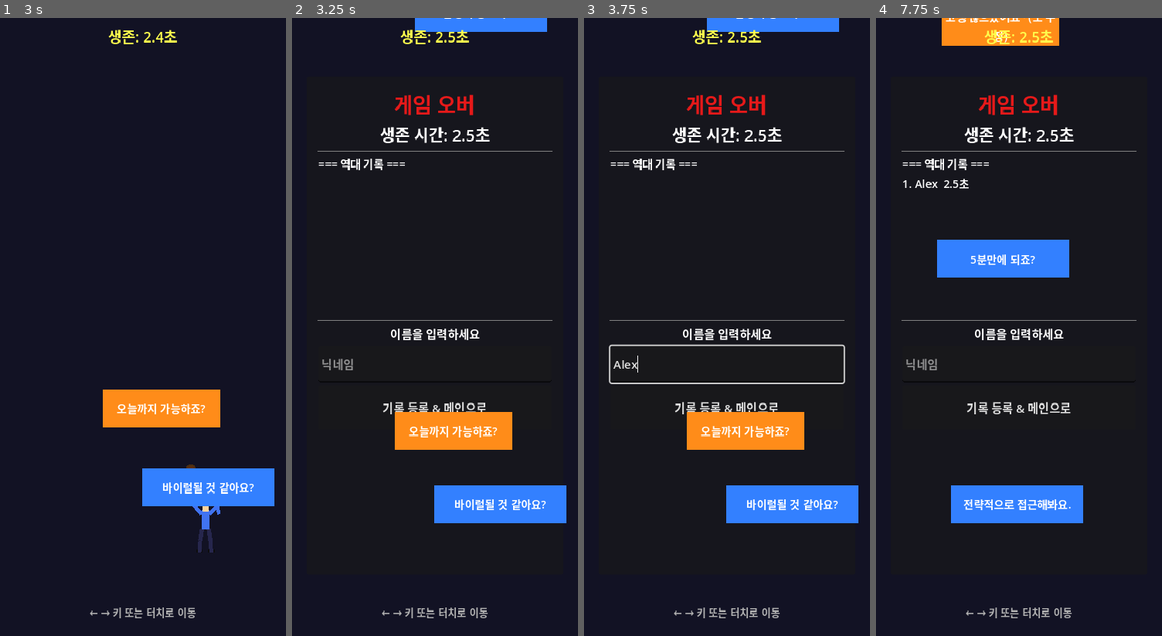
Above: before the commit, frames 1-4 (left to right).
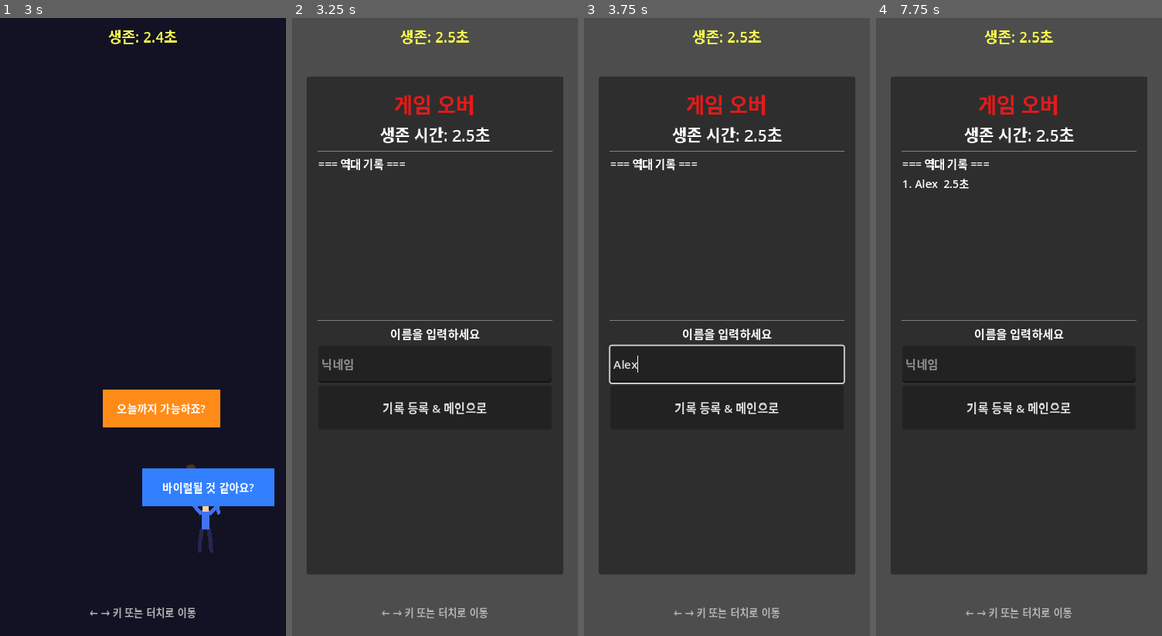
Above: after the commit, the same moments.

Repository: keun4jang/dumb-client-smash
Game: Godot game, scene res://scenes/main/MainMenu.tscn
Two runs of this game, one before a commit and one after it. Both use one fixed random seed, a clock stepped at 60 frames per second and the inputs below.
Inputs (mouse positions are in pixels of both pictures, inside the frame that each line leads up to):
- Up to frame 1 (3 s): click "게임 시작" at 0.5 s; move the mouse to (205, 296) at 1.27 s; hold Right (ui_right) 1.28-2 s; click (205, 296) at 1.42 s; drag from (85, 357) to (128, 450) at 2.02 s; move the mouse to (171, 191) at 2.77 s; hold Right (ui_right) from 2.78 s (still down)
- Up to frame 2 (3.25 s): keep holding Right (ui_right)
- Up to frame 3 (3.75 s): release Right (ui_right) at 3.5 s; click (727, 364) at 3.52 s; type "Alex" at 3.6 s
- Up to frame 4 (7.75 s): click "기록 등록 & 메인으로" at 4.25 s; click "게임 시작" at 5 s; drag from (1004, 450) to (933, 234) at 5.77 s; move the mouse to (1104, 419) at 6.52 s; hold Left (ui_left) 6.53-7.25 s; drag from (933, 234) to (976, 172) at 7.27 s

Frame 1 is identical in both runs. In frame 2, 33% of the frame differs, in the area x 0-100%, y 0-100%; in frame 3, 33%; in frame 4, 33%.

Commit message:
fix: clear phrases and background on game over
게임 오버 시 날아오는 문구들을 즉시 제거하고 배경 숨김

Co-Authored-By: Claude Sonnet 4.6 <noreply@anthropic.com>
Claude-Session: https://claude.ai/code/session_019FJzSkDE8Dwf5TK3RMH63g

Diff:
--- a/scripts/dodge/DodgeController.gd
+++ b/scripts/dodge/DodgeController.gd
@@ -169,6 +169,10 @@
 func _die() -> void:
 	_alive = false
 	player_visual.visible = false
+	for info in _labels:
+		(info["node"] as Node).queue_free()
+	_labels.clear()
+	$Background.visible = false
 	$GameOverScreen.visible = true
 	$GameOverScreen.show_result(_elapsed)
 
